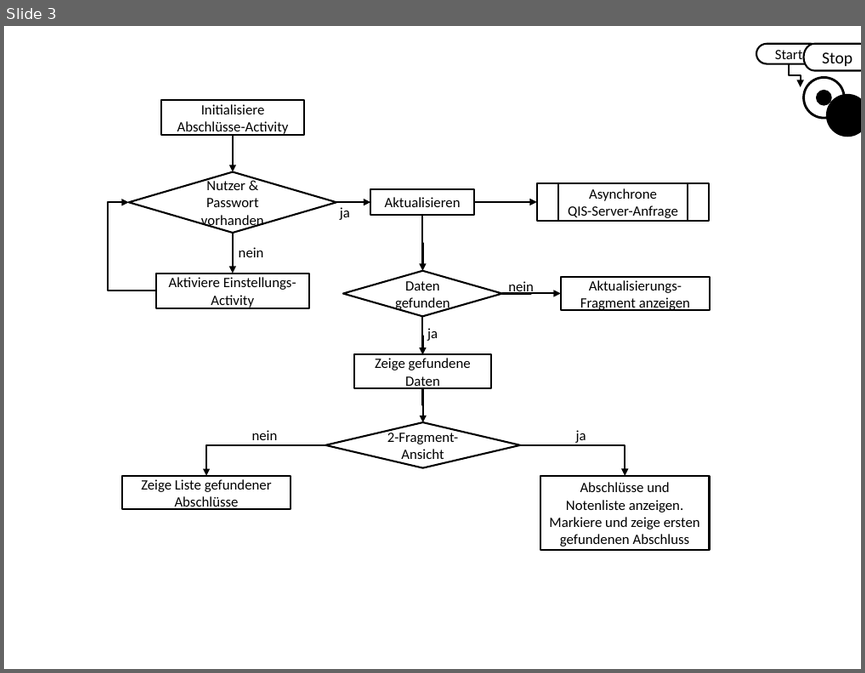
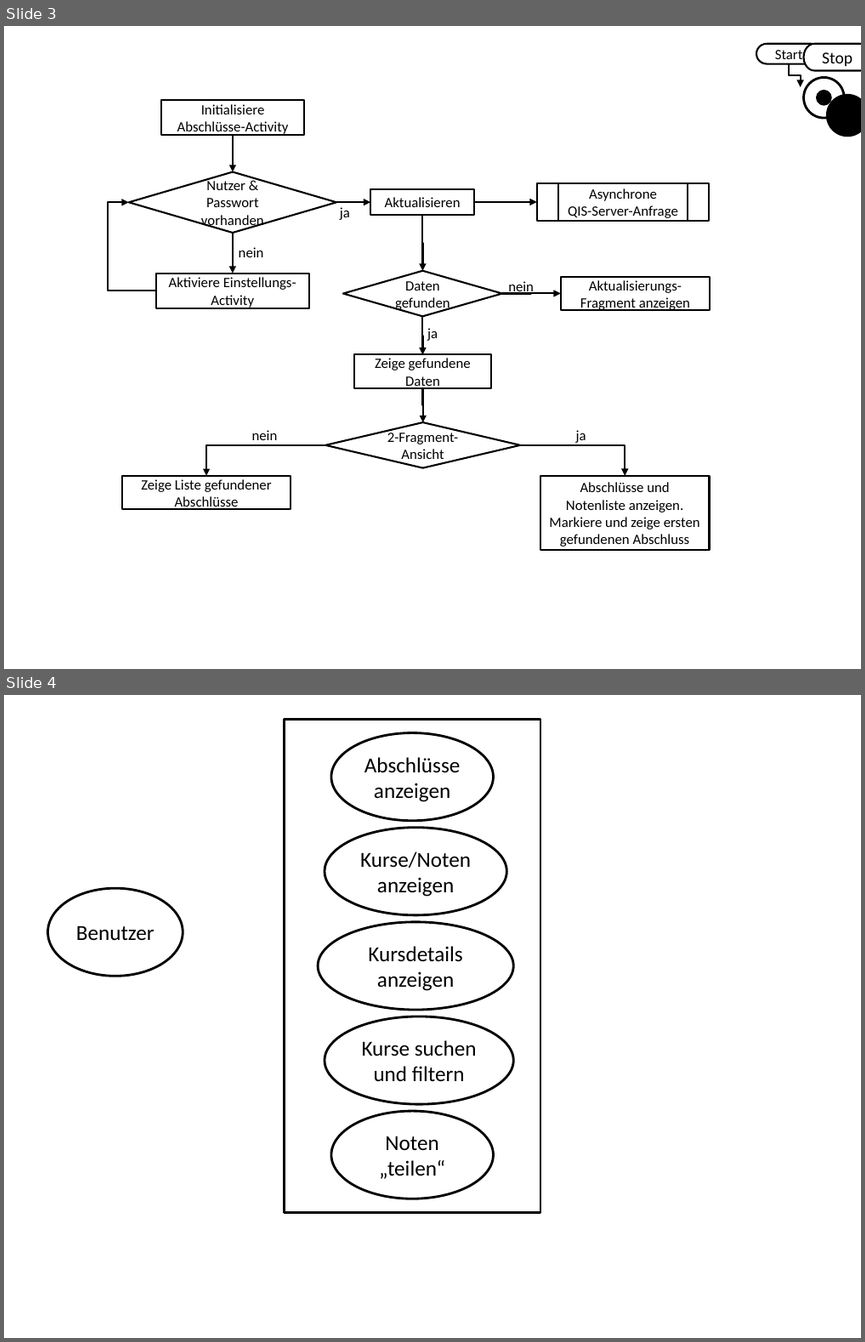
Before and after one commit to n0rf/htwg-grade-app, a slide deck: docs/notenapp.pptx. Shown one above the other, each under a label of ours: slide 3 before the commit, slides 3 and 4 after it. The pictures are 865x673 and 865x1342 pixels, drawn with LibreOffice and Linux fonts; fonts in the diff are those of the drawing. Boxes give left, top, right and bottom in pixels: in the first picture for what was removed or moved away, otherwise in the second. Text is boxed around its words. In the diff, an @@ line names an element or a change of style, - is before the commit and + after.

Commit message:
use cases

```diff
--- a/docs/notenapp.pptx
+++ b/docs/notenapp.pptx
@@ slide 4 added at box(4, 695, 861, 1338), background #FFFFFF @@
@@ rectangle added at box(284, 720, 540, 1213), outline #000000 2 pt @@
@@ ellipse added at box(331, 732, 494, 820), outline #000000 2 pt, 18 pt, text #000000 @@
+Abschlüsse anzeigen
@@ ellipse added at box(324, 828, 507, 915), outline #000000 2 pt, 18 pt, text #000000 @@
+Kurse/Noten anzeigen
@@ ellipse added at box(47, 888, 182, 975), outline #000000 2 pt, 18 pt, text #000000 @@
+Benutzer
@@ ellipse added at box(318, 922, 513, 1009), outline #000000 2 pt, 18 pt, text #000000 @@
+Kursdetails anzeigen
@@ ellipse added at box(324, 1016, 513, 1104), outline #000000 2 pt, 18 pt, text #000000 @@
+Kurse suchen und filtern
@@ ellipse added at box(331, 1111, 494, 1198), outline #000000 2 pt, 18 pt, text #000000 @@
+Noten „teilen“
```
